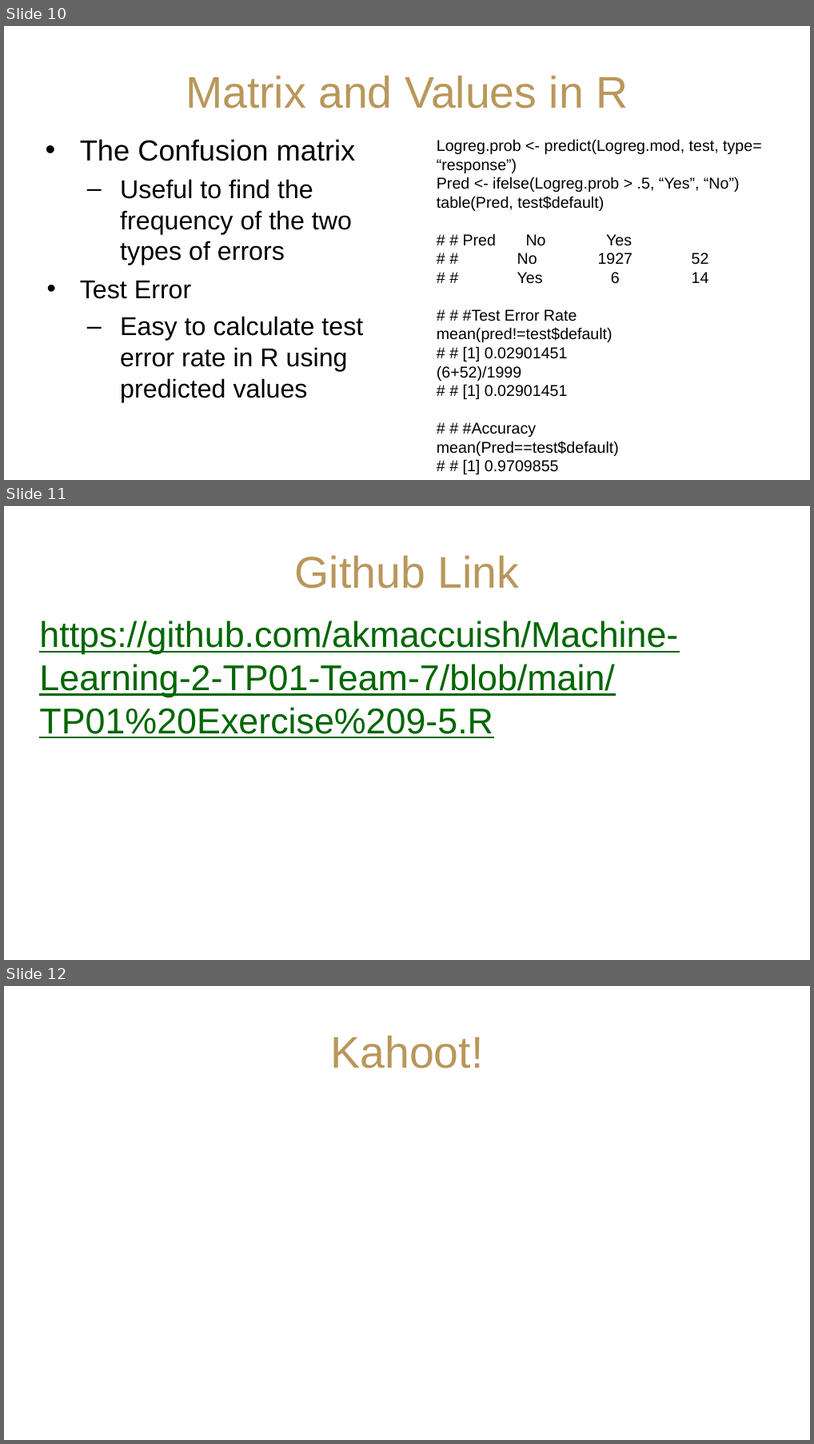
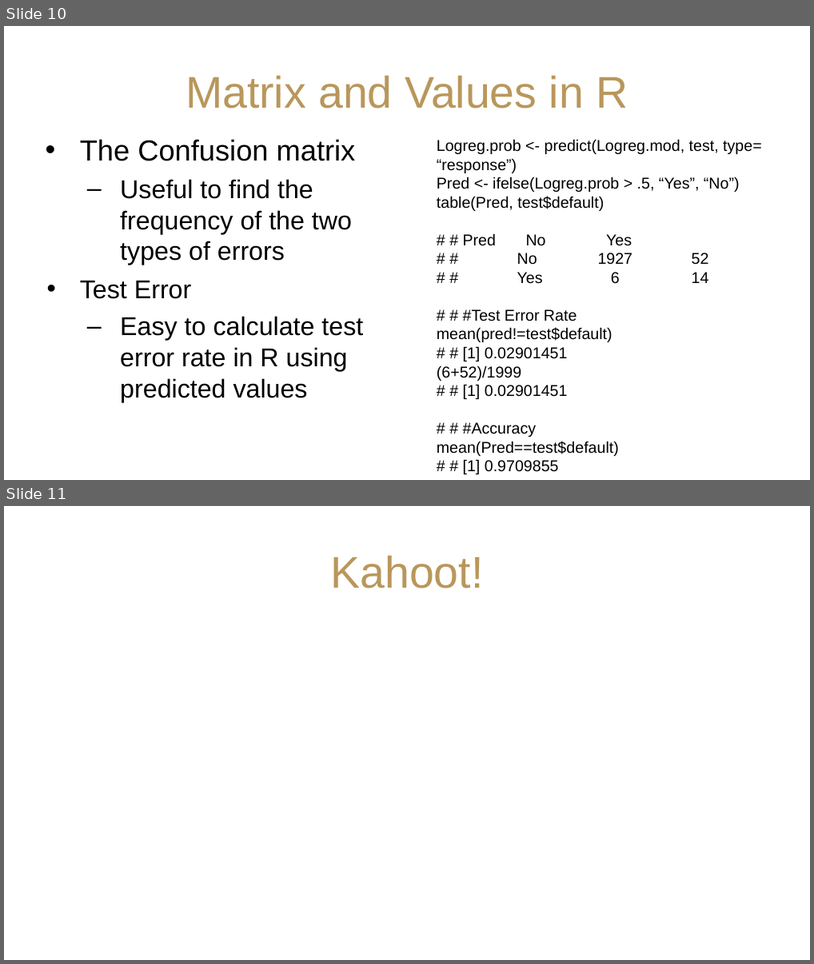
Before and after one commit to akmaccuish/Machine-Learning-2-TP01-Team-7, a slide deck: Machine Learning TP01 Team 7.pptx. Shown one above the other, each under a label of ours: slides 10, 11 and 12 before the commit, slides 10 and 11 after it. The pictures are 814x1444 and 814x964 pixels, drawn with LibreOffice and Linux fonts; fonts in the diff are those of the drawing. Boxes give left, top, right and bottom in pixels: in the first picture for what was removed or moved away, otherwise in the second. Text is boxed around its words. In the diff, an @@ line names an element or a change of style, - is before the commit and + after.

```diff
--- a/Machine Learning TP01 Team 7.pptx
+++ b/Machine Learning TP01 Team 7.pptx
@@ slide 11 removed at [4,506,810,960], background #FFFFFF @@
@@ title removed at [295,556,519,588] @@
-Github Link
@@ text removed at [39,620,678,738] @@
-https://github.com/akmaccuish/Machine-Learning-2-TP01-Team-7/blob/main/TP01%20Exercise%209-5.R
@@ what was slide 12 is now slide 11 @@
```
Also in this commit, not shown: 3 other slides removed.
